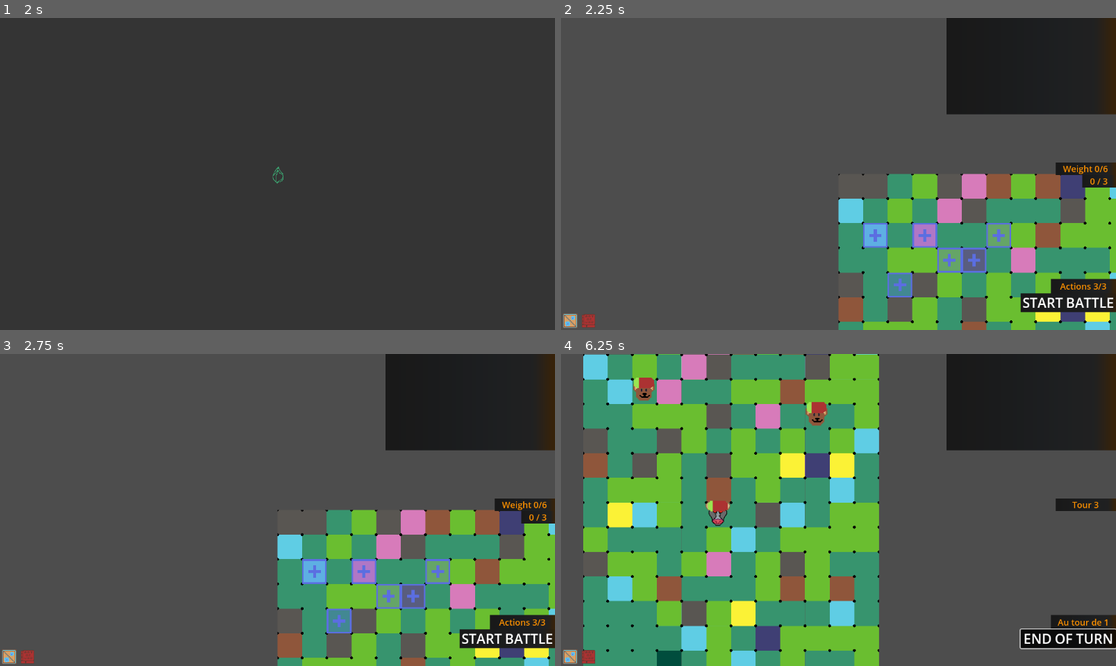
Above: before the commit, frames 1-4 (two rows, left to right).
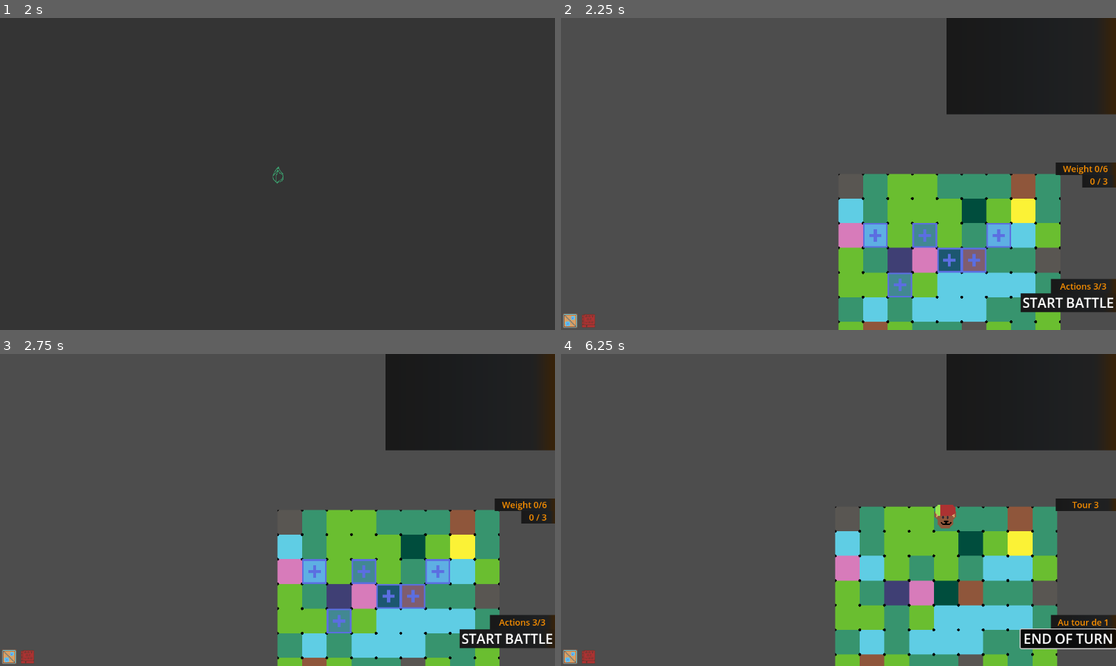
Above: after the commit, the same moments.

Repository: Atio3f/FightOfCities2D
Game: Godot game, scene res://scenes/main_menu.tscn
The game is run twice, just before and just after one commit, with the same random seed, the same clock (stepped at 60 frames per second) and the same inputs.
Inputs (mouse positions are in pixels of both pictures, inside the frame that each line leads up to):
- Up to frame 1 (2 s): click (277, 152) at 0.5 s; click (277, 174) at 1.25 s
- Up to frame 2 (2.25 s): click (838, 174) at 2 s
- Up to frame 3 (2.75 s): no input
- Up to frame 4 (6.25 s): tap Enter at 2.75 s; move the mouse to (960, 494) at 2.77 s; hold C (right) 2.78-3.5 s; tap Q (action) at 2.85, 5.3, 5.85 s; tap B (action2) at 3.05, 5.1, 6.05 s; click "START BATTLE" at 3.5 s; click "END OF TURN" at 4.25 s; tap Space at 5 s; move the mouse to (727, 525) at 5.02 s; hold X (down) 5.03-5.78 s; move the mouse to (894, 441) at 5.77 s; hold C (right) from 5.78 s (still down)

Frame 1 is identical in both runs. In frame 2, 18% of the frame differs, in the area x 49-100%, y 49-100%; in frame 3, 18%; in frame 4, 64%, in the area x 4-90%, y 0-100%.

Commit message:
Refactor save/load system and improve game state recovery
This commit updates the save/load system to add the recovery of tiles, effects and campaigns, and improves the handling of game state restoration. It also updates UI logic for save buttons and main menu, and restructures scene and node management for better modularity and reliability during game state transitions.
Also add test inputs to save or delete all saves

Diff:
--- a/nodes/menus/save_btn.tscn
+++ b/nodes/menus/save_btn.tscn
@@ -3,7 +3,15 @@
 [ext_resource type="Script" uid="uid://cwwxhjch7ve1x" path="res://scripts/interface/menus/save_btn.gd" id="1_h2cqc"]
 
 [node name="SaveBtnContainer" type="MarginContainer"]
+anchors_preset = -1
+anchor_left = 0.477431
+anchor_top = 0.47608
+anchor_right = 0.522569
+anchor_bottom = 0.52392
+grow_horizontal = 2
+grow_vertical = 2
 script = ExtResource("1_h2cqc")
+metadata/_edit_use_anchors_ = true
 
 [node name="Button" type="Button" parent="."]
 layout_mode = 2
--- a/project.godot
+++ b/project.godot
@@ -122,6 +122,16 @@
 "events": [Object(InputEventMouseButton,"resource_local_to_scene":false,"resource_name":"","device":-1,"window_id":0,"a …(256 unchanged characters)…
 ]
 }
+save_test={
+"deadzone": 0.2,
+"events": [Object(InputEventKey,"resource_local_to_scene":false,"resource_name":"","device":-1,"window_id":0,"alt_pressed":false,"shift_pressed":false,"ctrl_pressed":false,"meta_pressed":false,"pressed":false,"keycode":0,"physical_keycode":93,"key_label":0,"unicode":36,"location":0,"echo":false,"script":null)
+]
+}
+delete_save_test={
+"deadzone": 0.2,
+"events": [Object(InputEventKey,"resource_local_to_scene":false,"resource_name":"","device":-1,"window_id":0,"alt_pressed":false,"shift_pressed":false,"ctrl_pressed":false,"meta_pressed":false,"pressed":false,"keycode":0,"physical_keycode":92,"key_label":0,"unicode":42,"location":0,"echo":false,"script":null)
+]
+}
 
 [rendering]
 
--- a/scenes/main_menu.tscn
+++ b/scenes/main_menu.tscn
@@ -1,11 +1,10 @@
-[gd_scene load_steps=7 format=3 uid="uid://dsu83w022fw8v"]
+[gd_scene load_steps=6 format=3 uid="uid://dsu83w022fw8v"]
 
 [ext_resource type="Texture2D" uid="uid://c5x8lkdgwym40" path="res://assets/interface/menus/play_hover.png" id="1_ekxnf"]
 [ext_resource type="Texture2D" uid="uid://bhb1usdhnsg3e" path="res://assets/interface/menus/play.png" id="1_l6cm7"]
 [ext_resource type="Script" uid="uid://tuodwoxu643u" path="res://scripts/interface/menus/main_menu.gd" id="1_wu84c"]
 [ext_resource type="Texture2D" uid="uid://ip3bjxb63h0u" path="res://assets/interface/menus/settings.png" id="3_bqqt6"]
 [ext_resource type="PackedScene" uid="uid://bo3yxhn0i2spy" path="res://nodes/menus/campaign_btn.tscn" id="5_8ln24"]
-[ext_resource type="PackedScene" uid="uid://bukxee3ymj2px" path="res://nodes/menus/save_btn.tscn" id="6_rtw2f"]
 
 [node name="MainMenu" type="Control"]
 layout_mode = 3
@@ -27,6 +26,7 @@
 
 [node name="Main" type="VBoxContainer" parent="ColorRect"]
 unique_name_in_owner = true
+visible = false
 layout_mode = 1
 anchors_preset = 15
 anchor_right = 1.0
@@ -87,6 +87,7 @@
 
 [node name="CampaignSelection" type="VBoxContainer" parent="ColorRect"]
 unique_name_in_owner = true
+visible = false
 layout_mode = 1
 anchors_preset = 15
 anchor_right = 1.0
@@ -130,9 +131,13 @@
 
 [node name="ContinueMenu" type="VBoxContainer" parent="ColorRect"]
 unique_name_in_owner = true
-layout_mode = 0
-offset_right = 40.0
-offset_bottom = 40.0
+layout_mode = 1
+anchors_preset = 15
+anchor_right = 1.0
+anchor_bottom = 1.0
+grow_horizontal = 2
+grow_vertical = 2
+metadata/_edit_use_anchors_ = true
 
 [node name="LoadSaveBtn" type="Button" parent="ColorRect/ContinueMenu"]
 unique_name_in_owner = true
@@ -140,7 +145,7 @@
 z_index = 1
 layout_mode = 2
 size_flags_horizontal = 4
-size_flags_vertical = 4
+size_flags_vertical = 6
 mouse_filter = 1
 mouse_default_cursor_shape = 2
 theme_override_constants/outline_size = 17
@@ -152,9 +157,7 @@
 [node name="SavesList" type="ItemList" parent="ColorRect/ContinueMenu"]
 unique_name_in_owner = true
 layout_mode = 2
-
-[node name="SaveBtnContainer" parent="ColorRect/ContinueMenu/SavesList" instance=ExtResource("6_rtw2f")]
-layout_mode = 0
+size_flags_vertical = 3
 
 [node name="Settings" type="VBoxContainer" parent="ColorRect"]
 unique_name_in_owner = true
--- a/scenes/scene_1.tscn
+++ b/scenes/scene_1.tscn
@@ -1,9 +1,8 @@
-[gd_scene load_steps=3 format=3 uid="uid://cferradf2m4ex"]
+[gd_scene load_steps=2 format=3 uid="uid://cferradf2m4ex"]
 
-[ext_resource type="Script" uid="uid://d0hn5no4xyu4j" path="res://scripts/gameLogic/classes/GameManager.gd" id="1_d7a6c"]
 [ext_resource type="Script" uid="uid://cchu78ucpgyp1" path="res://scripts/gameLogic/classes/MapManager.gd" id="1_t6bmd"]
 
-[node name="scene1" type="Node2D"]
+[node name="gameScene" type="Node2D"]
 
 [node name="Sprite2D" type="Sprite2D" parent="."]
 visible = false
@@ -21,13 +20,3 @@
 top_level = true
 position = Vector2(80, 80)
 rotation = 3.14159
-
-[node name="UnitsStorage" type="Node2D" parent="."]
-unique_name_in_owner = true
-
-[node name="Players" type="Node" parent="."]
-unique_name_in_owner = true
-
-[node name="GameManager" type="Node2D" parent="."]
-unique_name_in_owner = true
-script = ExtResource("1_d7a6c")
--- a/scripts/Player/Action.gd
+++ b/scripts/Player/Action.gd
@@ -35,6 +35,14 @@
 		if player.isGamePlayer :
 			if Input.is_action_just_pressed("action") and actualTile != null and !actualTile.hasUnitOn() and player.maxWeight >= player.weight + 1 and player.maxUnits > player.units.size():
 				Global.gameManager.placeUnit("set1:Monkey", player, actualTile)
+			if Input.is_action_just_pressed("save_test") :
+				print("save_test start")
+				GameManager.savingGame()
+				print("save_test end")
+			if Input.is_action_just_pressed("delete_save_test") :
+				print("delete_save_test start")
+				GameManager.deleteAllSaves()
+				print("delete_save_test end")
 		else :
 			#Permet de créer un ennemi(sert à faire des tests ne coûte aucune action
 			if Input.is_action_just_pressed("action2") and actualTile != null and !actualTile.hasUnitOn():
--- a/scripts/Player/MovementPlayer.gd
+++ b/scripts/Player/MovementPlayer.gd
@@ -1,7 +1,6 @@
 extends Camera2D
 
 @onready var Souris = $"../Pointeur_Selection"
-@onready var scene = $"../../.."
 @onready var caseSelec = $"../Pointeur_Selection/CaseSelecJ1"
 @onready var joueurMov = $"../"
 
@@ -44,7 +43,7 @@
 	position = emplacement  # au lieu de translate(emplacement)
 
 	# Gestion souris
-	var newPositionSouris: Vector2i = scene.get_global_mouse_position() / MapManager.vectCellSize
+	var newPositionSouris: Vector2i = get_global_mouse_position() / MapManager.vectCellSize
 	if Souris.positionSouris != newPositionSouris:
 		Souris.positionSouris = newPositionSouris
 		caseSelec.global_position = Souris.getMiddleMouseCell()
--- a/scripts/config/levels/AbstractCampaign.gd
+++ b/scripts/config/levels/AbstractCampaign.gd
@@ -1,6 +1,7 @@
 class_name AbstractCampaign extends Node
 #Contains all levels from a campaign
 
+var campaignName: String	#Campaign name, serve when loading a save to load the right campaign class
 var campaignFile: String	#File path of the file with all dialogs & list of units/items available for the campaign, will also contains mainCharacter id
 var mainCharacter: String	#Id of the main character
 var startingAllies: Array	#Array with all allies id on the starting team
@@ -13,6 +14,10 @@
 var progress: String = ""	#Actual level on the campaign
 var dataMaps: Dictionary = {}	#Data with all maps
 var nextMission: String	#Next mission to be played, useful with reward interface
+
+func _init(campaignName: String) -> void:
+	self.campaignName = campaignName
+
 
 func setupCampaign(difficulty: int, campaignFile: String) -> void :
 	self.difficulty = difficulty
@@ -118,6 +123,7 @@
 ###Save campaign progress, units will be saved on the player side
 func saveCampaignProgress() -> Dictionary :
 	return {
+		"campaignName": self.campaignName,
 		"campaignFile": self.campaignFile,
 		"difficulty": self.difficulty,
 		"progress": self.progress,
@@ -125,8 +131,10 @@
 	}
 
 static func recoverCampaign(campaignDico: Dictionary) -> AbstractCampaign :
-	var campaign: AbstractCampaign = load(CampaignDb.CAMPAIGNS[campaignDico["campaignFile"]]).new()
-	campaign.startCampaign(campaignDico["difficulty"], campaignDico["campaignFile"])
+	print("campaignRECOVER name")
+	var campaign: AbstractCampaign = load(CampaignDb.CAMPAIGNS[campaignDico["campaignName"]]).new(campaignDico["campaignName"])
+	campaign.campaignFile = campaignDico["campaignFile"]
 	campaign.progress = campaignDico["progress"]
 	campaign.nextMission = campaignDico["nextMission"]
+	campaign.startCampaign(campaignDico["difficulty"])
 	return campaign
--- a/scripts/gameLogic/classes/AbstractEffect.gd
+++ b/scripts/gameLogic/classes/AbstractEffect.gd
@@ -1,12 +1,17 @@
 extends Node
 class_name AbstractEffect
+
+static var _uid_counter := 0
 var id: String
+var uid: String
 var nameEffect: String
 var imgEffect: Sprite2D
 var imgPath: String
 var unitAssociated: AbstractUnit
 var unitsStocked: Array[AbstractUnit] = []	#Can be used if the effect need to stock units affected or the source?
+var unitsStockedUids: Array[String] = []	#Contains all ids of units stocked, used only on load and is not actualize after that
 var effectAssociated: AbstractEffect = null	#Generaly use when this effect is a sub effect of an unit
+var effectAssociatedUid: String = ""	#Contains id of effect stocked as parent if there are one
 var remainingTurns: int = -1	#Indicate how many turn before the end of the effect. If the effect is permanent, this value is -1
 var priority: int	#Serve to place the effect on the Array on the unit. Determine if the order when we iterate effects
 var stackable: bool	#Allow to know if we can stack effects
@@ -19,6 +24,8 @@
 var counter: int #Can be used to increment a value
 func _init(id: String, imgPath: String, unit: AbstractUnit, remainingTurns: int, priority: int, stackable: bool, value_A: int, value_B: int = 0, value_C: int = 0, counter: int = 0):
 	self.id = id
+	_uid_counter += 1
+	self.uid = str(randi() % 100000).pad_zeros(6) + str(Time.get_unix_time_from_system()) + str(_uid_counter)
 	self.nameEffect = id.substr(5)
 	self.imgPath = imgPath
 	#INSERER IMAGE A PARTIR DU PATH ICI
@@ -112,14 +119,20 @@
 	return finalDesc
 
 func registerEffect() -> Dictionary:
+	var effectAssociatedUid: String
+	if effectAssociated :
+		effectAssociatedUid = effectAssociated.uid
+	else :
+		effectAssociatedUid = ""
 	return {
 		"id": id,
+		"uid": self.uid,
 		"imgPath": imgPath,
 		"nameEffect": nameEffect,
 		"className": get_script().resource_path.get_file().get_basename(),
 		"unitAssociatedId": unitAssociated.id,
-		"unitsStockedIds": unitsStocked.map(func(u): return u),
-		"effectAssociated": effectAssociated,
+		"unitsStockedUids": unitsStocked.map(func(u): return u.uid),
+		"effectAssociatedUid": effectAssociatedUid,
 		"remainingTurns": remainingTurns,
 		"priority": priority,
 		"stackable": stackable,
@@ -136,10 +149,20 @@
 	if EffectDb.EFFECTS.has(data.className):
 		var effect = EffectDb.EFFECTS[data.id].new(unit, data.remainingTurns, data.value_A, data.value_B, data.value_C, data.counter)
 		effect.stackable = data.stackable #Normalement fait tout seul
+		effect.uid = data.uid
 		if data.effectAssociated != null:
-			effect.effectAssociated = data.effectAssociated
+			effect.effectAssociatedUid = data.effectAssociated
 		#Rajouter le unitsStocked et faudra que ça stocke les uid du coup
+		if data.unitsStockedUids != null :
+			effect.unitsStockedUids = data.unitsStockedUids
 		return effect
 	else :
 		push_error("EFFECT CLASS NOT FIND " + data.className)
 		return null#Maybe create a unit via ?
+
+## unitsList is a dictionary with uid of unit as key and an AbstractUnit as value to add it
+func recoverUnitsStocked(unitsList: Dictionary, effectsList: Dictionary) -> void :
+	for uid: String in unitsStockedUids:
+		unitsStocked.append(unitsList[uid])
+	if effectAssociatedUid != null && effectAssociatedUid != "" :
+		effectAssociated = effectsList[effectAssociatedUid]
--- a/scripts/gameLogic/classes/AbstractPlayer.gd
+++ b/scripts/gameLogic/classes/AbstractPlayer.gd
@@ -196,14 +196,20 @@
 	return playerData
 
 ###Y'a un monde où il faudra le faire en dehors d'AbstractPlayer mtn
-static func recoverPlayer(data: Dictionary) -> AbstractPlayer :
+static func recoverPlayer(data: Dictionary) -> Dictionary :
 	var player = Global.gameManager.createPlayer(data.team, data.playerName, data.isGamePlayer)
 	player.orbs = data.orbs
 	player.maxOrbs = data.maxOrbs
 	player.weight = data.weight
 	player.maxWeight = data.maxWeight
-	#for unitData in data.units:
-		#player.units.append(AbstractUnit.recoverUnit(unitData, player))
+
+	var playerDico: Dictionary = {"effectsDico": {}, "unitsDico": {}}
+	var unitDico: Dictionary
+	for unitData in data.units:
+		unitDico = AbstractUnit.recoverUnit(unitData, player)
+		playerDico["effectsDico"].merge(unitDico["effectsDico"])
+		playerDico["unitsDico"].merge(unitDico["unit"])
 	for trinketData: Dictionary in data.trinkets:
 		AbstractTrinket.recoverTrinket(trinketData, player)
-	return player
+	GameManager.players.append(player)
+	return playerDico
--- a/scripts/gameLogic/classes/AbstractTile.gd
+++ b/scripts/gameLogic/classes/AbstractTile.gd
@@ -39,3 +39,21 @@
 ##Return if there is an unit on this tile
 func hasUnitOn() -> bool:
 	return unitOn != null
+
+static func registerTiles(tiles: Array, active_tiles: Dictionary) -> Dictionary :
+	var tilesData: Dictionary = {
+		"tiles": [],
+		"activeTiles": []
+	}
+	for tile: AbstractTile in tiles :
+		pass	#We never use tiles actually
+	for coords: Vector2i in active_tiles :
+		var dataTile: Dictionary = {
+		"x": coords.x,
+		"y": coords.y,
+		"id": active_tiles[coords].id
+		#For the moment no need to stock speed because it will be restored by the id
+		}
+		tilesData.activeTiles.append(dataTile)
+
+	return tilesData
--- a/scripts/gameLogic/classes/AbstractUnit.gd
+++ b/scripts/gameLogic/classes/AbstractUnit.gd
@@ -443,7 +443,6 @@
 		"id": self.id,
 		"imgPath": self.imgPath,
 		"uid": self.uid,
-		"className": get_script().resource_path.get_file().get_basename(),
 		"grade": self.grade,
 		"hpBase": self.hpBase,
 		"hpMax": self.hpMax,
@@ -471,7 +470,7 @@
 		"tags": self.tags,
 		"movementTypes": self.movementTypes,
 		"actualMovementTypes": self.actualMovementTypes,
-		"tile": self.tile,
+		"tileCoords": {"x": self.tile.getCoords().x, "y": self.tile.getCoords().y},
 		"isDead": self.isDead,
 		"effects": []  # Une liste d'effets
 	}
@@ -501,3 +500,34 @@
 	#else :
 		#push_error("UNIT CLASS NOT FIND")
 		#return null#Maybe create a unit via ?
+
+
+static func recoverUnit(data: Dictionary, player: AbstractPlayer) -> Dictionary :
+	if UnitDb.UNITS.has(data["id"]):
+		#var unit = AbstractUnit.new(data.id, data.imgPath, player, data.grade, data.hpBase, data.powerBase, data.damageType, data.atkPerTurnBase, data.range, data.speedBase, data.drBase, data.mrBase, data.potential, data.wisdomBase)
+		var tile: AbstractTile = MapManager.getTileAt(Vector2i(data["tileCoords"]["x"], data["tileCoords"]["y"]))
+		var unit = Global.gameManager.createUnit(data["id"], player, tile)
+		unit.initStats(data["uid"], data["hpMax"], data["hpActual"], data["hpTemp"], data["power"], data["speed"], data["speedRemaining"], data["atkPerTurn"], data["atkRemaining"], data["dr"], data["mr"], data["wisdom"], data["level"])
+		unit.tile = MapManager.getTileAt(Vector2i(data["tileCoords"]["x"], data["tileCoords"]["y"]))
+		player.units.append(unit)
+		var unitDico: Dictionary = {}
+		unitDico["unit"] = {unit.uid: unit}
+		unitDico["effectsDico"] = recoverEffectsForUnit(data["effects"], unit)
+		return unitDico
+	else :
+		return {}
+
+##Return a dico with all effects uid from this unit
+static func recoverEffectsForUnit(effectsData: Array, unit: AbstractUnit) -> Dictionary :
+	var effectsDico: Dictionary = {}
+	for effectData: Dictionary in effectsData :
+		var newEff: AbstractEffect = AbstractEffect.recoverEffect(effectData, unit)
+		if newEff != null :
+			effectsDico[newEff.uid] = newEff
+	return effectsDico
+
+#Recover units & effeects stocked on unit effects
+func recoverUnitsStocked(dico: Dictionary) -> void :
+	for effect: AbstractEffect in self.effects :
+		effect.recoverUnitsStocked(dico["effectsDico"], dico["unitsDico"])
+	pass
--- a/scripts/gameLogic/classes/GameManager.gd
+++ b/scripts/gameLogic/classes/GameManager.gd
@@ -11,25 +11,26 @@
 
 #var turnManager: TurnManager
 
-##JSP SI IL FAUT VRAIMENT QUE JE LE PLACE GAMEMANAGER ni que je dois init mapManager ici
+var nodePlayers: Node
+var nodeStorage: Node
+
+##Initialize storage nodes for game elements
 func _ready():
-	loadGame()
-
+	nodePlayers = Node.new()
+	self.add_child(nodePlayers)
+	nodeStorage = Node.new()
+	self.add_child(nodeStorage)
+
+##A CHANGER AVEC LE NOUVEAU SYSTEME
 #Return value is to wait the load of all elements and check if we got an error during the loading
 func loadGame() -> bool :
-	##On ajoute le GameManager dans Global pour être accessible partout
-	Global.gameManager = self
 	##Load all units from all player into players and place them on the map(and setup their effects?)
 
-	#Generate Map
-	mapManager = %Map
-	generateMap(12, 16)
-
-
 	###POUR LE MOMENT ON FAIT JUSTE UNE CONFIG PAR DEFAUT
-	var player1: AbstractPlayer = createPlayer(TeamsColor.TeamsColor.GREEN, "Player1", true)
-	configPlayer(player1)#A CHANGER POUR N'ÊTRE QUE LORSQU'ON DEMARRE UNE NOUVELLE PARTIE
-	campaign.startNextMission()
+	##A CHANGER POUR N'ÊTRE QUE LORSQU'ON DEMARRE UNE NOUVELLE PARTIE
+	#var player1: AbstractPlayer = createPlayer(TeamsColor.TeamsColor.GREEN, "Player1", true)
+	#configPlayer(player1)
+	#campaign.startNextMission()
 	#var ennemi: AbstractPlayer = createPlayer(TeamsColor.TeamsColor.RED, "Ennemi", false)
 	#placeUnit("set1:Bull", ennemi, MapManager.getTileAt(Vector2i(5, 10)))
 
@@ -93,7 +94,7 @@
 	else :
 		p = sceneOtherPlayer.instantiate()
 	var player = p as AbstractPlayer
-	%Players.add_child(p)
+	nodePlayers.add_child(p)
 	player.initialize(team, name, isGamePlayer)	#We initialize AbstractPlayer infos here
 		#Add to the scene
 	if isGamePlayer : mainPlayer = player
@@ -109,11 +110,20 @@
 func placeUnit(id: String, player: AbstractPlayer, tile: AbstractTile) -> AbstractUnit:#pê pas besoin de renvoyer l'unité produite
 	var u := sceneUnit.instantiate()
 	var unit : AbstractUnit = u as AbstractUnit
-	%UnitsStorage.add_child(unit, true)
+	nodeStorage.add_child(unit, true)
 	print(unit)
 	UnitDb.UNITS[id].initialize(unit, player)
 	unit.onPlacement(tile)
 	player.addWeight(unit.grade)	#POTENTIELLEMENT A CHANGER DE PLACE SI ON NE DOIT PAS TJRS CHANGER LE POIDS
+	return unit
+
+## Use on recoverUnit to get the unit without weight change or onPlacement call
+func createUnit(id: String, player: AbstractPlayer, tile: AbstractTile) -> AbstractUnit:
+	var u := sceneUnit.instantiate()
+	var unit : AbstractUnit = u as AbstractUnit
+	nodeStorage.add_child(unit, true)
+	print(unit)
+	UnitDb.UNITS[id].initialize(unit, player)
 	return unit
 
 static func whenUnitPlace(unit: AbstractUnit) -> void :
@@ -219,6 +229,7 @@
 
 	var gameData := {
 		"turnData": TurnManager.registerTurnM(),
+		"mapData": MapManager.registerMap(),
 		"players": [],
 		"campaign": campaign.saveCampaignProgress()
 	}
@@ -255,8 +266,8 @@
 	else:
 		push_error("Erreur lors de l'ouverture du fichier pour écrire.")
 
-static func getSavesList() -> Array:
-	var saveFiles := []
+static func getSavesList() -> Array[String]:
+	var saveFiles : Array[String] = []
 	var dir := DirAccess.open("user://saves")
 
 	if dir == null:
@@ -282,13 +293,13 @@
 			return true
 		else:
 			return false
-	else:
+	else :
 		return false
 
 #Permet de récupérer les infos d'une sauvegarde à partir de son numéro
-static func getSave(save: int) -> Dictionary:
+static func getSave(save: String) -> Dictionary:
 	#On récupère le fichier json
-	var file_path := "user://saves/save%d.json" % save
+	var file_path := "user://saves/%s" % save
 	if not FileAccess.file_exists(file_path):
 		return {}
 
@@ -308,10 +319,16 @@
 	return data
 
 static func loadSave(save: Dictionary) -> void :
+	Global.change_gameM_instance()	#Add the gameManager singleton to Global
 	TurnManager.recoverTurnManager(save["turnData"])
+	MapManager.recoverMap(save["mapData"])
 	players = []
+	var playersDico: Dictionary = {}
 	for player: Dictionary in save.players:
-		players.append(AbstractPlayer.recoverPlayer(player))
+		playersDico.merge(AbstractPlayer.recoverPlayer(player))
+	##Iterate through all units to add unitsStocked and effectStocked on all effects
+	for unit: AbstractUnit in getAllUnits() :
+		unit.recoverUnitsStocked(playersDico)
 	##Recover campaign at the end
 	campaign = AbstractCampaign.recoverCampaign(save["campaign"])
 	if campaign.progress != campaign.nextMission : campaign.startNextMission()# progress != nextMission bc this could cause ennemi duplication or other probs
@@ -322,3 +339,12 @@
 	for save: String in getSavesList():
 		print(deleteSave(i))
 		i += 1
+
+##Change the only instance of gameManager
+#static func change_instance() -> void :
+	###Remove old gameManager if there is one
+	#if Global.gameManager :
+		#Global.gameManager.queue_free()
+	#var gameM: GameManager = GameManager.new()
+	#Global.gameManager = gameM
+	#get_tree().root.add_child(gameM)
--- a/scripts/gameLogic/classes/Global.gd
+++ b/scripts/gameLogic/classes/Global.gd
@@ -49,6 +49,29 @@
 	else:
 		return Color.hex(0xf7f7f740)  # Blanc par défaut
 
+##Change the only instance of gameManager, like a singleton
+func change_gameM_instance(campaignNode: AbstractCampaign = null) -> void :
+	var mainPlayer: AbstractPlayer
+	var gameM: GameManager = GameManager.new()
+	get_tree().root.add_child(gameM)
+	if campaignNode != null :
+		gameM.campaign = campaignNode	#Setup campaign
+	##Remove old gameManager if there is one
+	if gameManager :
+		mainPlayer = gameManager.mainPlayer	#Transfer main player node to the next scene
+		gameManager.queue_free()
+	else :
+		mainPlayer = gameM.createPlayer(TeamsColor.TeamsColor.GREEN, "ATIO", true)	#Create the main player if
+	Global.gameManager = gameM
+	change_mapM_instance()
+
+func change_mapM_instance() -> void :
+	##Remove old mapManager if there is one
+	if gameManager.mapManager :
+		gameManager.mapManager.queue_free()
+	var mapM: MapManager = MapManager.new()
+	gameManager.mapManager = mapM
+	get_tree().root.add_child(mapM)
 
 ### All scenes to preload here
 #Interface of an trinket on the trinket list
--- a/scripts/gameLogic/classes/MapManager.gd
+++ b/scripts/gameLogic/classes/MapManager.gd
@@ -128,17 +128,22 @@
 
 
 static func registerMap() -> Dictionary:
+	var dataTiles: Dictionary = AbstractTile.registerTiles(tiles, activeTiles)
 	var turnData := {
-		"tiles": tiles,
-		"activeTiles": activeTiles,
+		"tiles": dataTiles["tiles"],
+		"activeTiles": dataTiles["activeTiles"],
 		"length": length,
 		"width": width
 	}
 	return turnData
 
-static func recoverMap(data: Dictionary, player: AbstractPlayer) -> void :
+static func recoverMap(data: Dictionary) -> void :
 	tiles = data.tiles
-	activeTiles = data.activeTiles
+	var tile: AbstractTile
+	for tileData: Dictionary in data.activeTiles :
+		if (!TileDb.TILES[tileData["id"]]) : continue
+		tile = TileDb.TILES[tileData["id"]].new(tileData["x"], tileData["y"])
+		activeTiles[tile.getCoords()] = tile
 	length = data.length
 	width = data.width
 	#Remettre les cases du terrain
--- a/scripts/interface/menus/main_menu.gd
+++ b/scripts/interface/menus/main_menu.gd
@@ -19,12 +19,14 @@
 	#	campaignsAvailable.append(name)
 
 	##Get saves and add them to SavesList on Continue Menu
-	saves = GameManager.getSavesList()
+	var savesName : Array[String] = GameManager.getSavesList()
 	var saveBtn: SaveBtn
-	for save: Dictionary in saves:
+	for save: String in savesName:
 		saveBtn = saveBtnScene.instantiate()
+		print(save)
 		saveBtn.toggleSave(save, self)
 		%SavesList.add_child(saveBtn)
+		print(saveBtn.visible)
 
 #Show list of campaigns availables
 func _on_campaign_selection_btn_pressed():
@@ -37,8 +39,16 @@
 
 func _on_start_btn_pressed():
 	if campaignName != "":	#Will need to be automatized later when we will have many campaings
-		GameManager.campaign = load(CampaignDb.CAMPAIGNS[campaignName]).new()
-		GameManager.campaign.startCampaign(0)
+		##Create the campaign with the starting config & place it on a new GameManager
+		var campaign: AbstractCampaign = load(CampaignDb.CAMPAIGNS[campaignName]).new(campaignName)
+		campaign.startCampaign(0)
+		Global.change_gameM_instance(campaign)
+		Global.gameManager.configPlayer(Global.gameManager.getMainPlayer())	#We want to use it only on load for a new campaign not when we load a save
+		print("STARTING CAMPAIGN")
+		print(GameManager.campaign.startingAllies)
+		GameManager.campaign.startNextMission()
+		print("END _on_start_btn_pressed")
+		print(MapManager.activeTiles)	#Vide ça a pas dû charger quoi que ce soit
 		get_tree().change_scene_to_file("res://scenes/scene_1.tscn")
 
 func _on_monkeys_campaign_btn_pressed():
@@ -70,6 +80,11 @@
 	%LoadSaveBtn.visible = false
 	%SavesList.visible = true
 
+func loadSave(save: Dictionary) -> void:
+	save_to_load = save
+	%LoadSaveBtn.visible = true
+	%SavesList.visible = false
+
 ##Load the save and
 func _on_load_save_btn_pressed():
 	GameManager.loadSave(save_to_load)
--- a/scripts/interface/menus/save_btn.gd
+++ b/scripts/interface/menus/save_btn.gd
@@ -6,11 +6,11 @@
 signal loadSaveSignal
 
 
-func toggleSave(dataSave: Dictionary, menu: MainMenu) -> void :
-	save = dataSave
+func toggleSave(saveName: String, menu: MainMenu) -> void :
+	save = GameManager.getSave(saveName)
 	self.menu = menu
 
 ##Send save to the game on click
 func _on_button_pressed():
 	#JSP SI c'est faisable avec un signal pour ça que j'ai ajouté self.menu
-	emit_signal("loadSaveSignal", save)
+	self.menu.loadSave(save)
